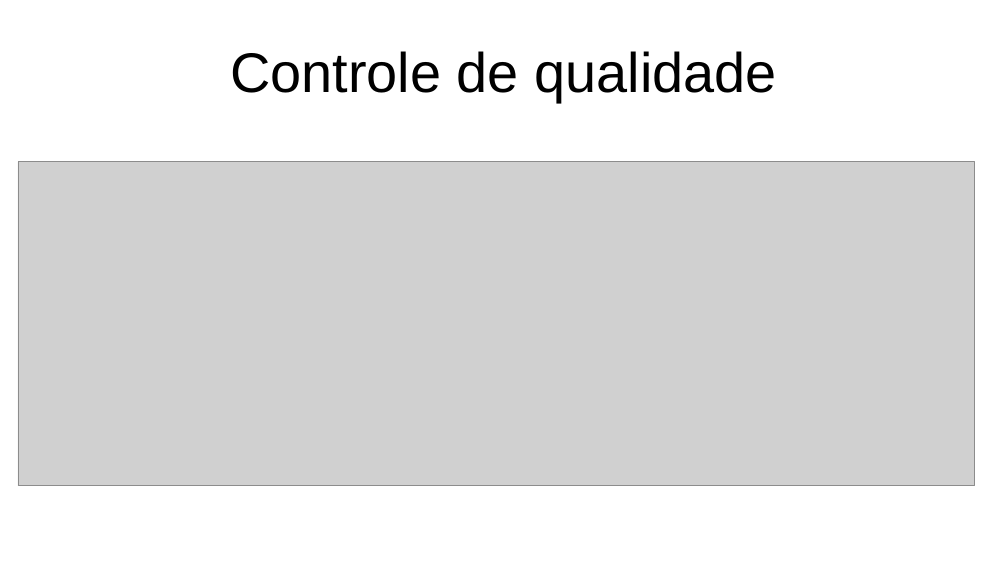
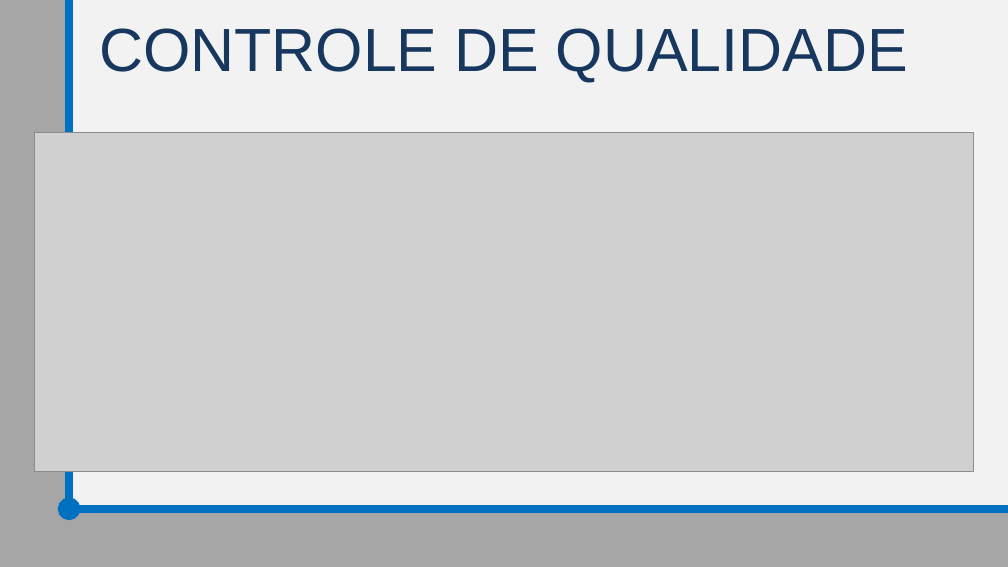
Before and after one commit to TR0NZ0D/Brazil-Career-Hub, a slide deck: slide 10 of Files/TCC - Final/Apresentacao_Final.pptx (slide 8 before the commit). Drawn at 1008x567 pixels with LibreOffice and Linux fonts; fonts in the diff are those of the drawing; grey boxes stand for pictures. Boxes give left, top, right and bottom in pixels: in the first picture for what was removed or moved away, otherwise in the second. Text is boxed around its words. In the diff, an @@ line names an element or a change of style, - is before the commit and + after.

```diff
--- a/Files/TCC - Final/Apresentacao_Final.pptx
+++ b/Files/TCC - Final/Apresentacao_Final.pptx
@@ background #FFFFFF to #F2F2F2 @@
@@ rectangle added at (x1=0, y1=0, x2=70, y2=567), fill #A6A6A6 @@
@@ line added from (70, 509) to (70, 0), #0070C0 6 pt @@
@@ text at (x1=99, y1=28, x2=908, y2=83): text changed; size 44 to 48 pt; text colour #000000 to #17375E @@
-Controle de qualidade
+CONTROLE DE QUALIDADE
@@ picture resized from (x1=18, y1=162, x2=975, y2=486) to (x1=34, y1=133, x2=973, y2=472) @@
@@ rectangle added at (x1=15, y1=509, x2=1008, y2=567), fill #A6A6A6 @@
@@ arrow added from (1008, 509) to (70, 509), #0070C0 6 pt @@
```
Also in this commit, not shown: 7 other slides changed, 5 slides added, 3 slides removed.
